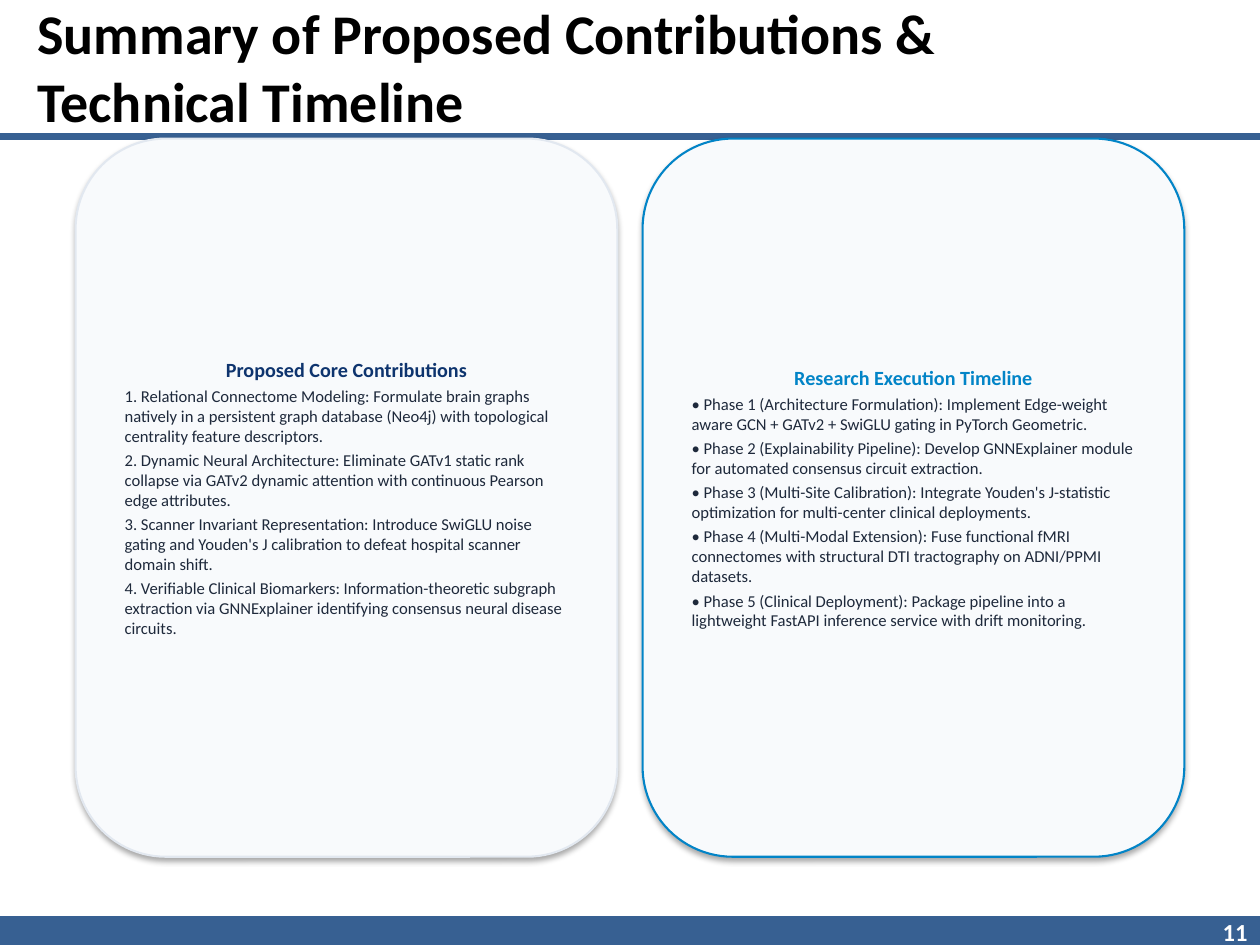
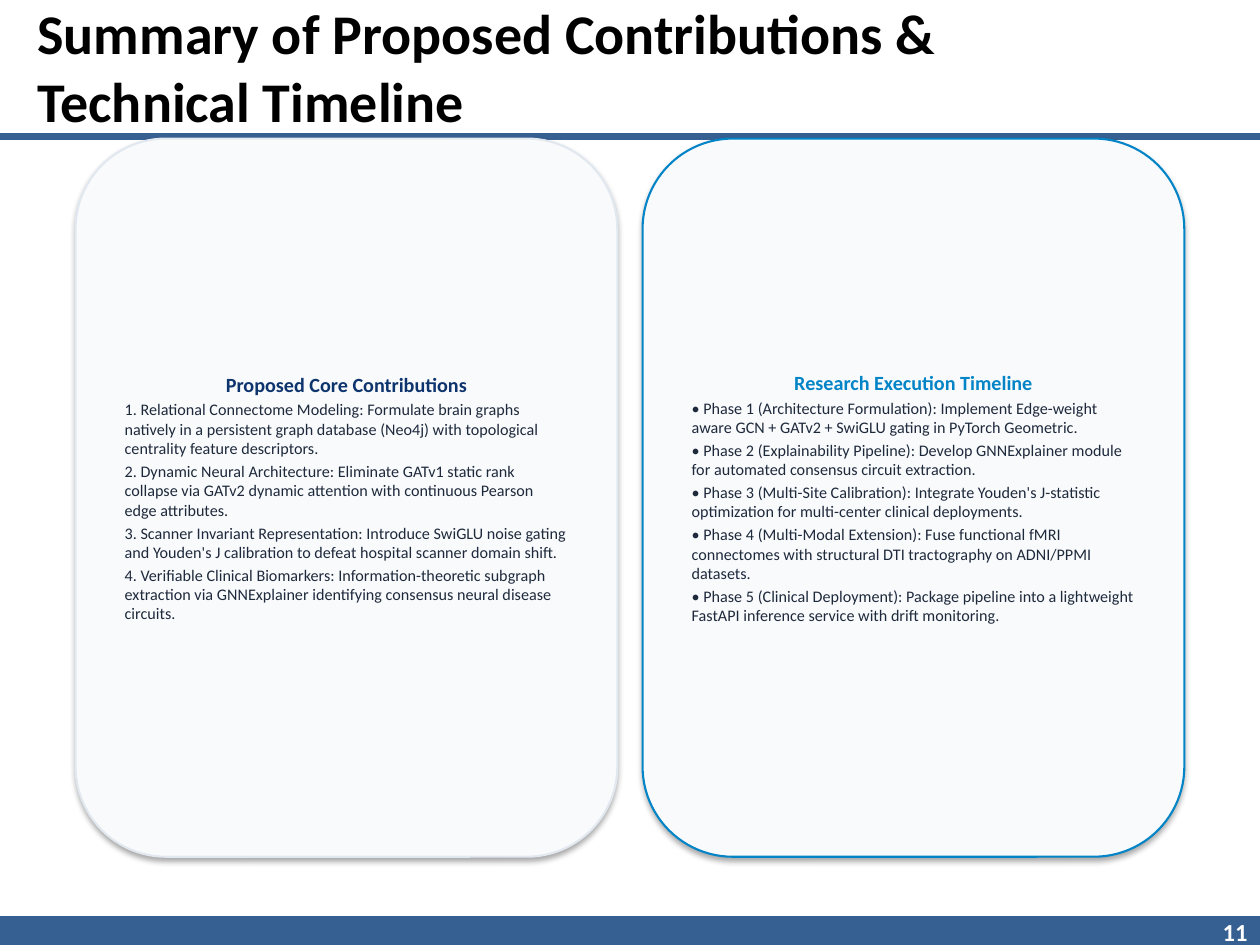
Before and after one commit to AnimeshBasak-14/Neuro-Neo4j, a slide deck: slide 11 of IITR_Neuro_Neo4j_Presentation.pptx. Drawn at 1260x945 pixels with LibreOffice and Linux fonts; fonts in the diff are those of the drawing; background and template pictures are left out. Boxes give left, top, right and bottom in pixels: in the first picture for what was removed or moved away, otherwise in the second. Text is boxed around its words. In the diff, an @@ line names an element or a change of style, - is before the commit and + after.

```diff
--- a/IITR_Neuro_Neo4j_Presentation.pptx
+++ b/IITR_Neuro_Neo4j_Presentation.pptx
@@ text in rounded rectangle at box(125, 403, 566, 619): size 9.5 to 9.2 pt @@
@@ text in rounded rectangle at box(692, 402, 1133, 624): size 9.5 to 9.2 pt @@
```
Also in this commit, not shown: 9 other slides changed, 20 other files.
